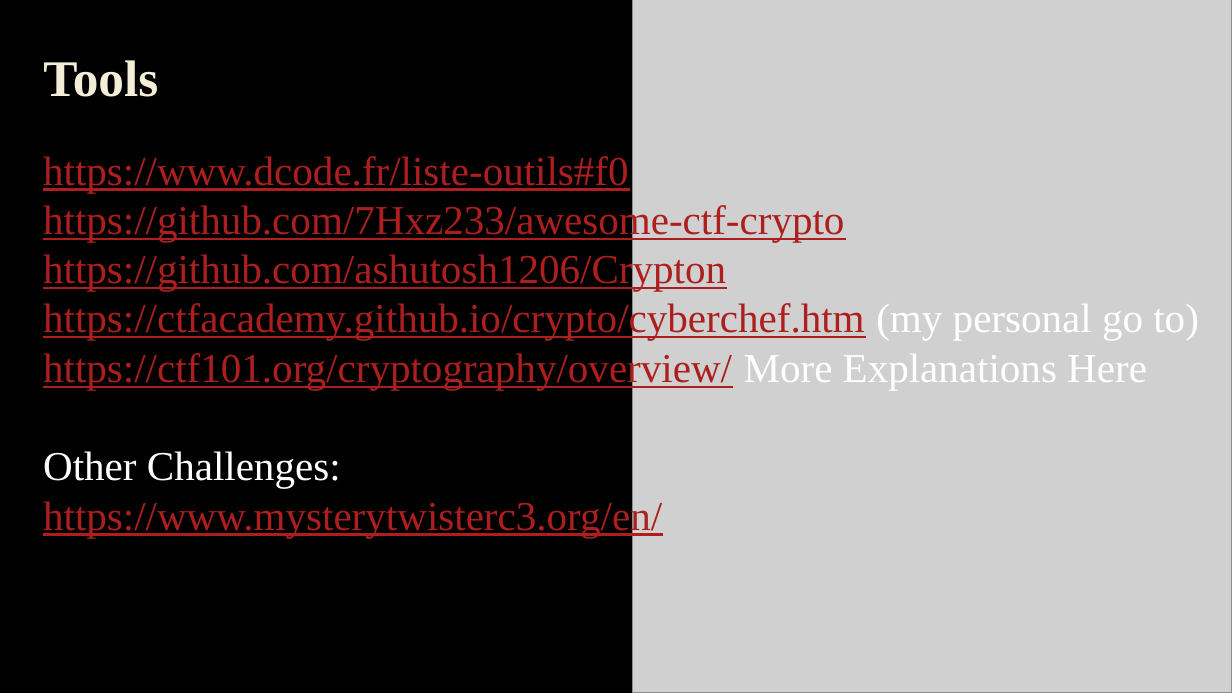
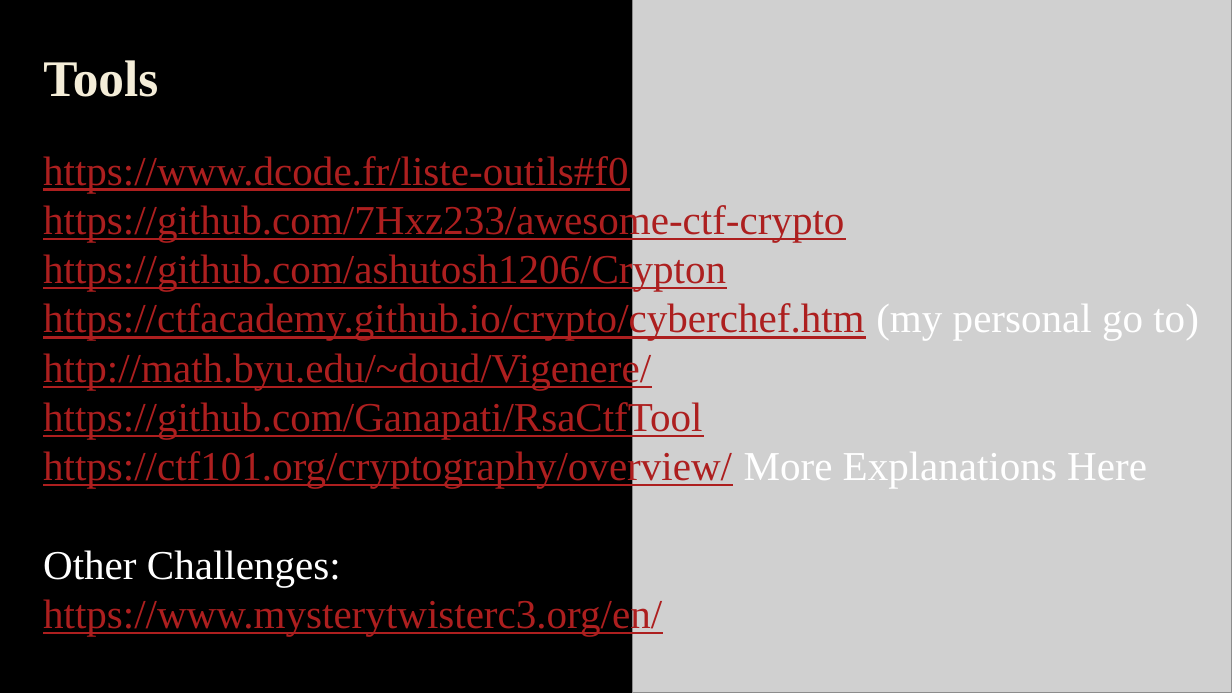
Before and after one commit to BYU-CSA/cyber-kickstart, a slide deck: slide 11 of Lesson 2 - Cryptography/CryptoIntroduction.pptx (slide 10 before the commit). Drawn at 1232x693 pixels with LibreOffice and Linux fonts; fonts in the diff are those of the drawing; grey boxes stand for pictures; background and template pictures are left out. Boxes give left, top, right and bottom in pixels: in the first picture for what was removed or moved away, otherwise in the second. Text is boxed around its words. In the diff, an @@ line names an element or a change of style, - is before the commit and + after.

```diff
--- a/Lesson 2 - Cryptography/CryptoIntroduction.pptx
+++ b/Lesson 2 - Cryptography/CryptoIntroduction.pptx
@@ text at box(43, 350, 702, 439): paragraphs added @@
+http://math.byu.edu/~doud/Vigenere/
+https://github.com/Ganapati/RsaCtfTool
```
Also in this commit, not shown: 4 other slides changed, 1 slide added.
